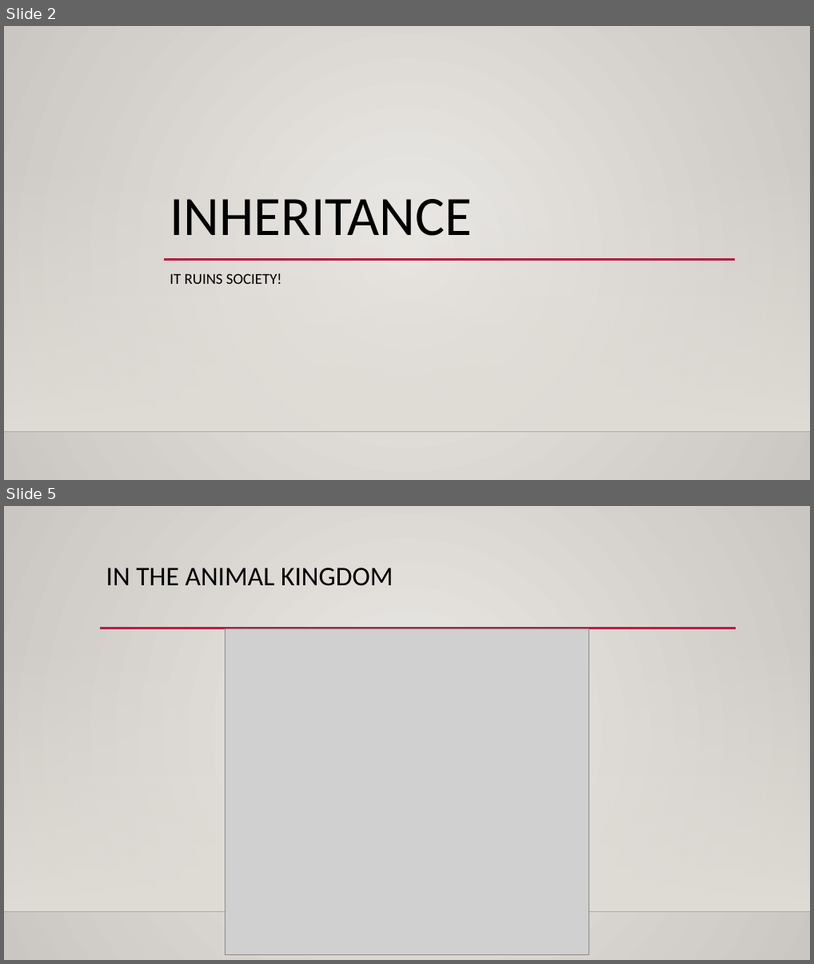
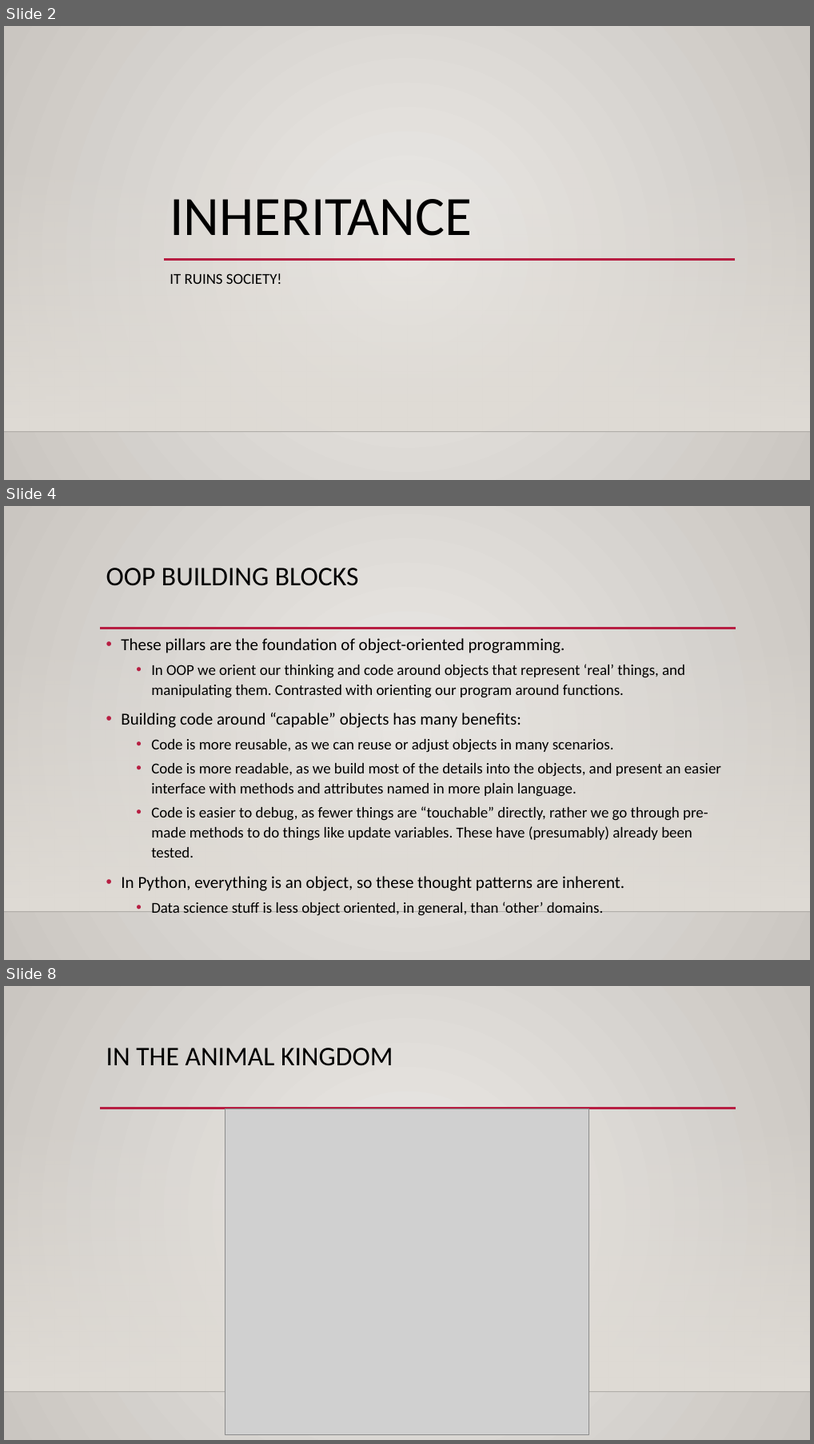
Before and after one commit to okohnkay/Programming_Basics_for_ML, a slide deck: course_material/slides/inheritance.pptx. Shown one above the other, each under a label of ours: slides 2 and 5 before the commit, slides 2, 4 and 8 after it; the slides between them are not shown. The pictures are 814x964 and 814x1444 pixels, drawn with LibreOffice and Linux fonts; fonts in the diff are those of the drawing; grey boxes stand for pictures; background and template pictures are left out. Boxes give left, top, right and bottom in pixels: in the first picture for what was removed or moved away, otherwise in the second. Text is boxed around its words. In the diff, an @@ line names an element or a change of style, - is before the commit and + after.

```diff
--- a/course_material/slides/inheritance.pptx
+++ b/course_material/slides/inheritance.pptx
@@ slide 4 added at bbox=[4, 506, 810, 960], background gradient #ECEAE7 to #CAC7C1; not listed: 3 template elements that a slide beside it also shows @@
@@ title added at bbox=[106, 568, 358, 586], 32 pt, text #000000 @@
+OOP BUILDING BLOCKS
@@ text added at bbox=[121, 638, 722, 916], 18 pt, text #000000 @@
+• These pillars are the foundation of object-oriented programming.
+  • In OOP we orient our thinking and code around objects that represent ‘real’ things, and manipulating them. Contrasted with orienting our program around functions.
+• Building code around “capable” objects has many benefits:
+  • Code is more reusable, as we can reuse or adjust objects in many scenarios.
+  • Code is more readable, as we build most of the details into the objects, and present an easier interface with methods and attributes named in more plain language.
+  • Code is easier to debug, as fewer things are “touchable” directly, rather we go through pre-made methods to do things like update variables. These have (presumably) already been tested.
+• In Python, everything is an object, so these thought patterns are inherent.
+  • Data science stuff is less object oriented, in general, than ‘other’ domains.
@@ what was slide 5 is now slide 8 @@
```
Also in this commit, not shown: 3 slides changed, 5 other slides added, 1 slide removed.
